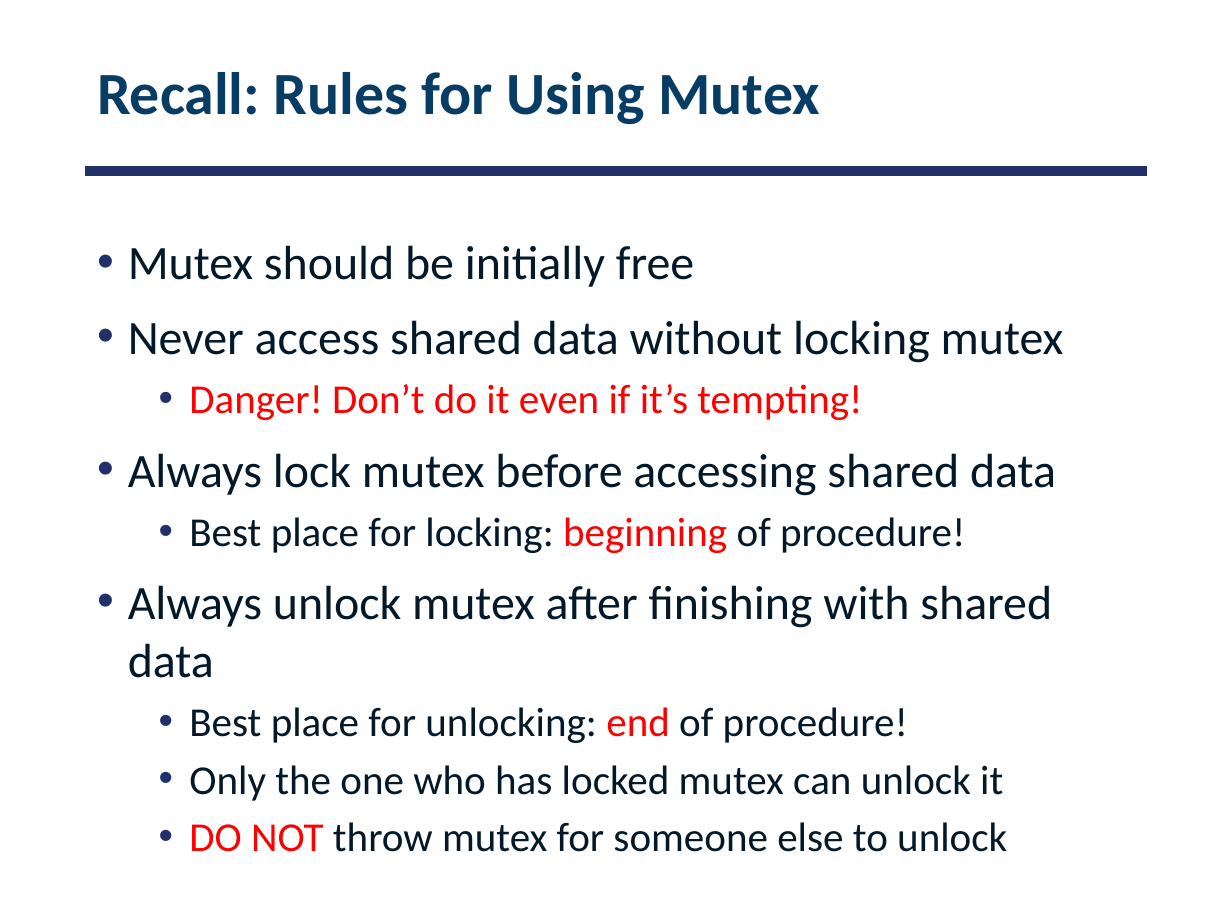
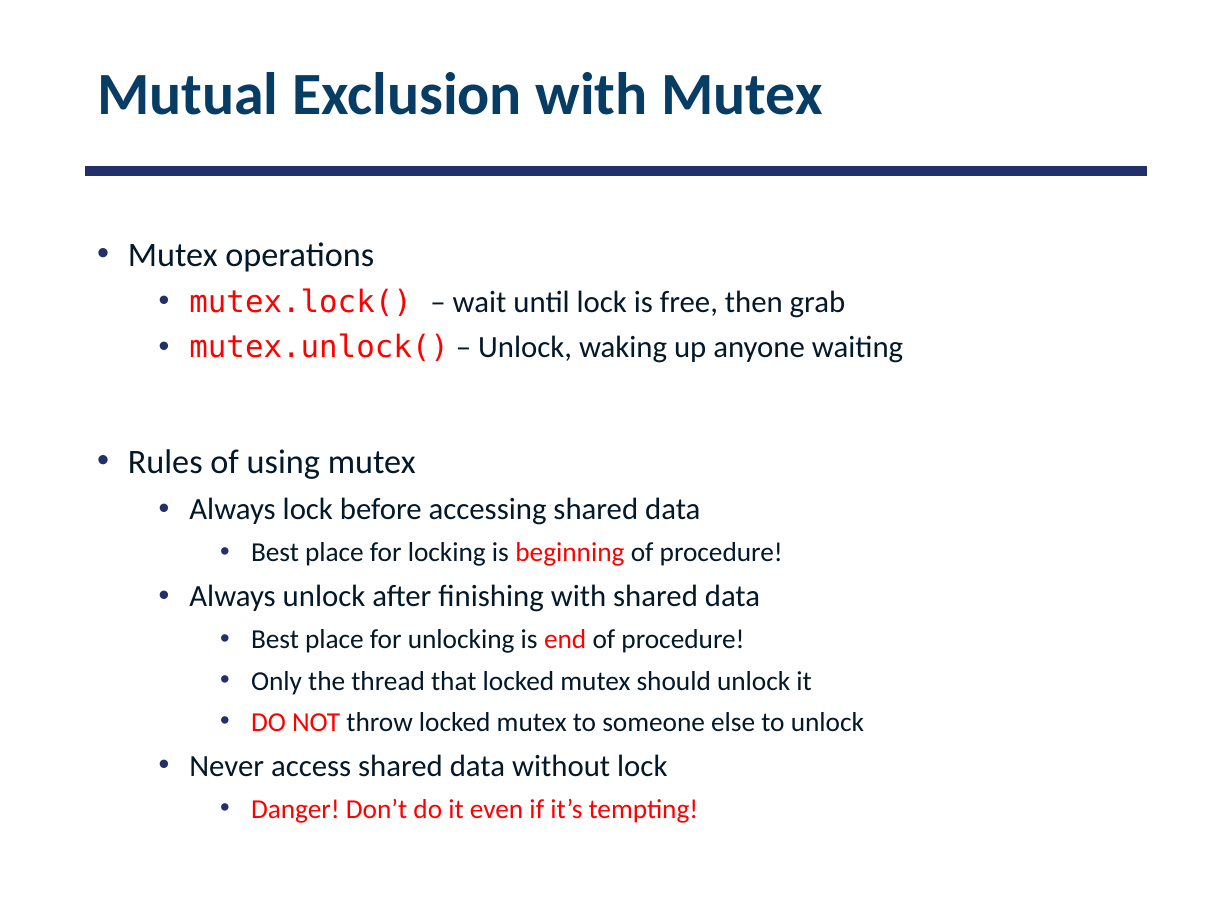
Before and after one commit to smajidzahedi/ECE350, a slide deck: slide 31 of Lectures/03-multithreaded.pptx (slide 44 before the commit). Drawn at 1232x924 pixels with LibreOffice and Linux fonts; fonts in the diff are those of the drawing. Boxes give left, top, right and bottom in pixels: in the first picture for what was removed or moved away, otherwise in the second. Text is boxed around its words. In the diff, an @@ line names an element or a change of style, - is before the commit and + after.

```diff
--- a/Lectures/03-multithreaded.pptx
+++ b/Lectures/03-multithreaded.pptx
@@ title at bbox=[97, 72, 822, 115]: text changed @@
-Recall: Rules for Using Mutex
+Mutual Exclusion with Mutex
@@ text at bbox=[128, 242, 903, 777]: text changed; size 28 to 18 pt @@
-• Mutex should be initially free
-• Never access shared data without locking mutex
+• Mutex operations
+  • mutex.lock() – wait until lock is free, then grab
+  • mutex.unlock() – Unlock, waking up anyone waiting
+• Rules of using mutex
+  • Always lock before accessing shared data
+    • Best place for locking is beginning of procedure!
+  • Always unlock after finishing with shared data
+    • Best place for unlocking is end of procedure!
+    • Only the thread that locked mutex should unlock it
+    • DO NOT throw locked mutex to someone else to unlock
+  • Never access shared data without lock
@@ text at bbox=[128, 453, 1056, 852]: paragraphs removed @@
-• Always lock mutex before accessing shared data
-  • Best place for locking: beginning of procedure!
-• Always unlock mutex after finishing with shared data
-  • Best place for unlocking: end of procedure!
-  • Only the one who has locked mutex can unlock it
-  • DO NOT throw mutex for someone else to unlock
@@ text at bbox=[251, 799, 699, 823]: size 24 to 16 pt in "Danger! Don’t do it even if it’s ..."; list level 2 to 3 in "Danger! Don’t do it even ..." @@
```
Also in this commit, not shown: 14 other slides changed, 8 slides added, 1 other file.
